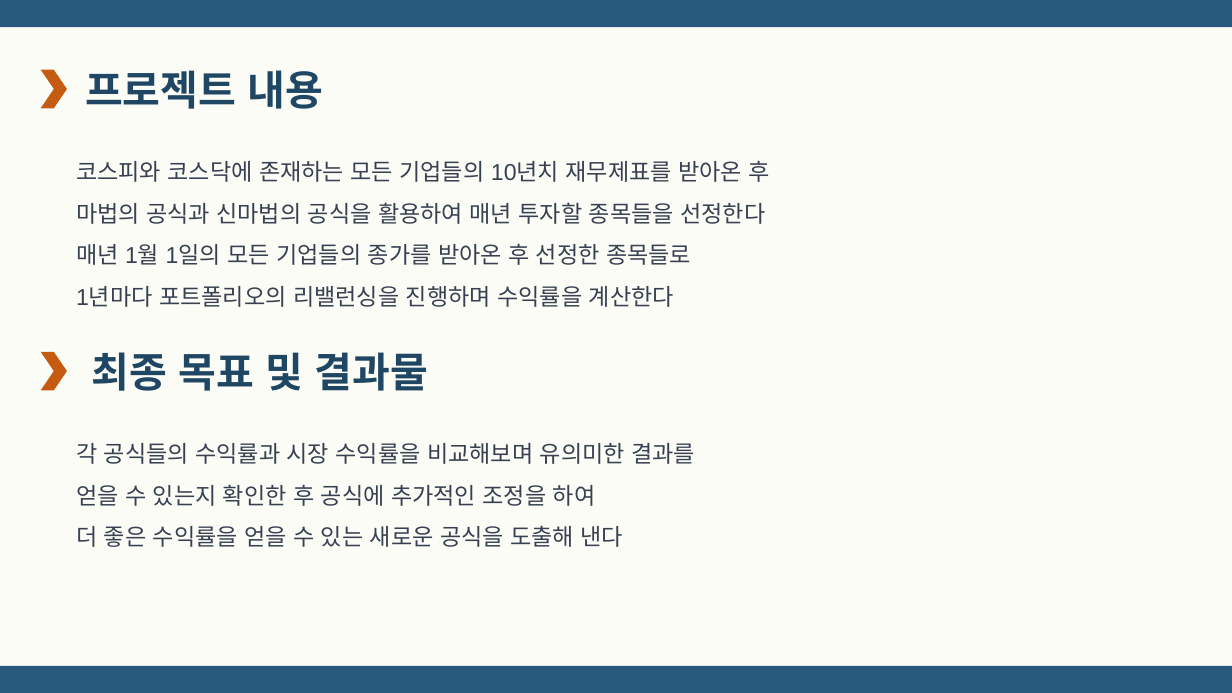
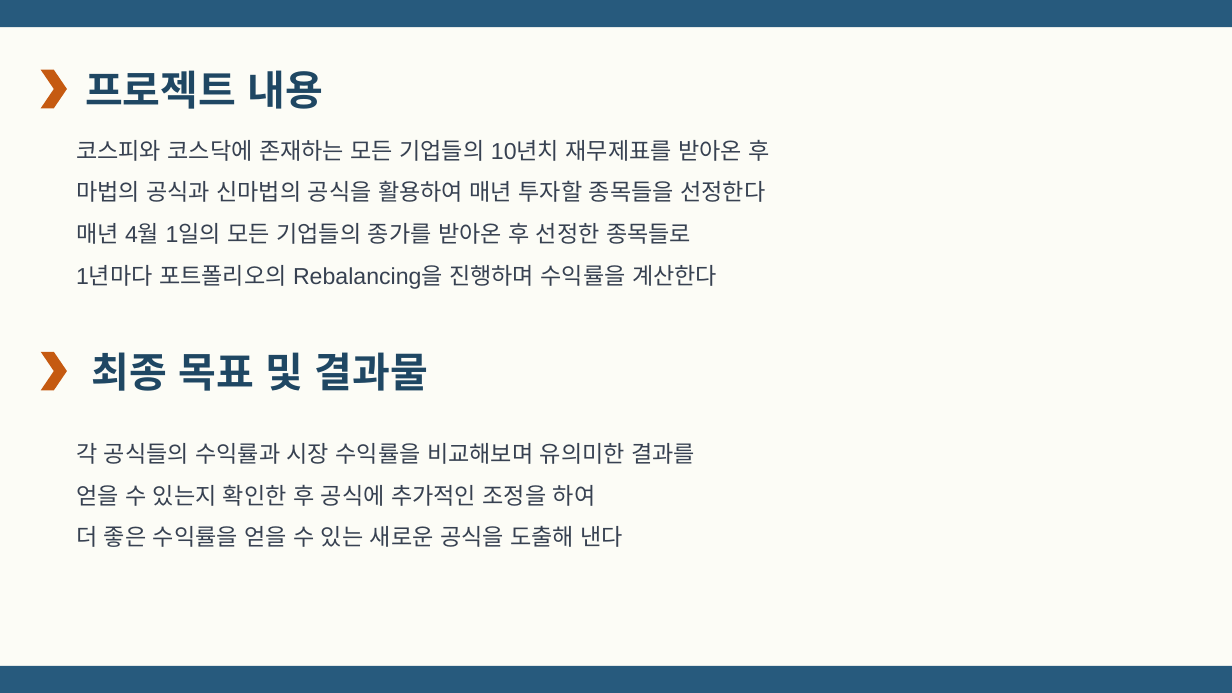
Before and after one commit to doyeon0139/Study, a slide deck: slide 5 of A_project/A조 마법의 공식 뾰로롱.pptx (slide 6 before the commit). Drawn at 1232x693 pixels with LibreOffice and Linux fonts; fonts in the diff are those of the drawing. Boxes give left, top, right and bottom in pixels: in the first picture for what was removed or moved away, otherwise in the second. Text is boxed around its words. In the diff, an @@ line names an element or a change of style, - is before the commit and + after.

```diff
--- a/A_project/A조 마법의 공식 뾰로롱.pptx
+++ b/A_project/A조 마법의 공식 뾰로롱.pptx
@@ text "코스피와 코스닥에 존재하는 모든 기업들의 ...": place and size @@
-text "코스피와 코스닥에 존재하는 모든 기업들의 ..." at bbox=[76, 160, 770, 307]
+text "코스피와 코스닥에 존재하는 모든 기업들의 ..." at bbox=[76, 139, 770, 289]
@@ text at bbox=[76, 222, 717, 289]: text changed @@
-매년 1월 1일의 모든 기업들의 종가를 받아온 후 선정한 종목들로
-1년마다 포트폴리오의 리밸런싱을 진행하며 수익률을 계산한다
+매년 4월 1일의 모든 기업들의 종가를 받아온 후 선정한 종목들로
+1년마다 포트폴리오의 Rebalancing을 진행하며 수익률을 계산한다
```
Also in this commit, not shown: 6 other slides changed, 17 slides added, 3 slides removed, 6 other files.
